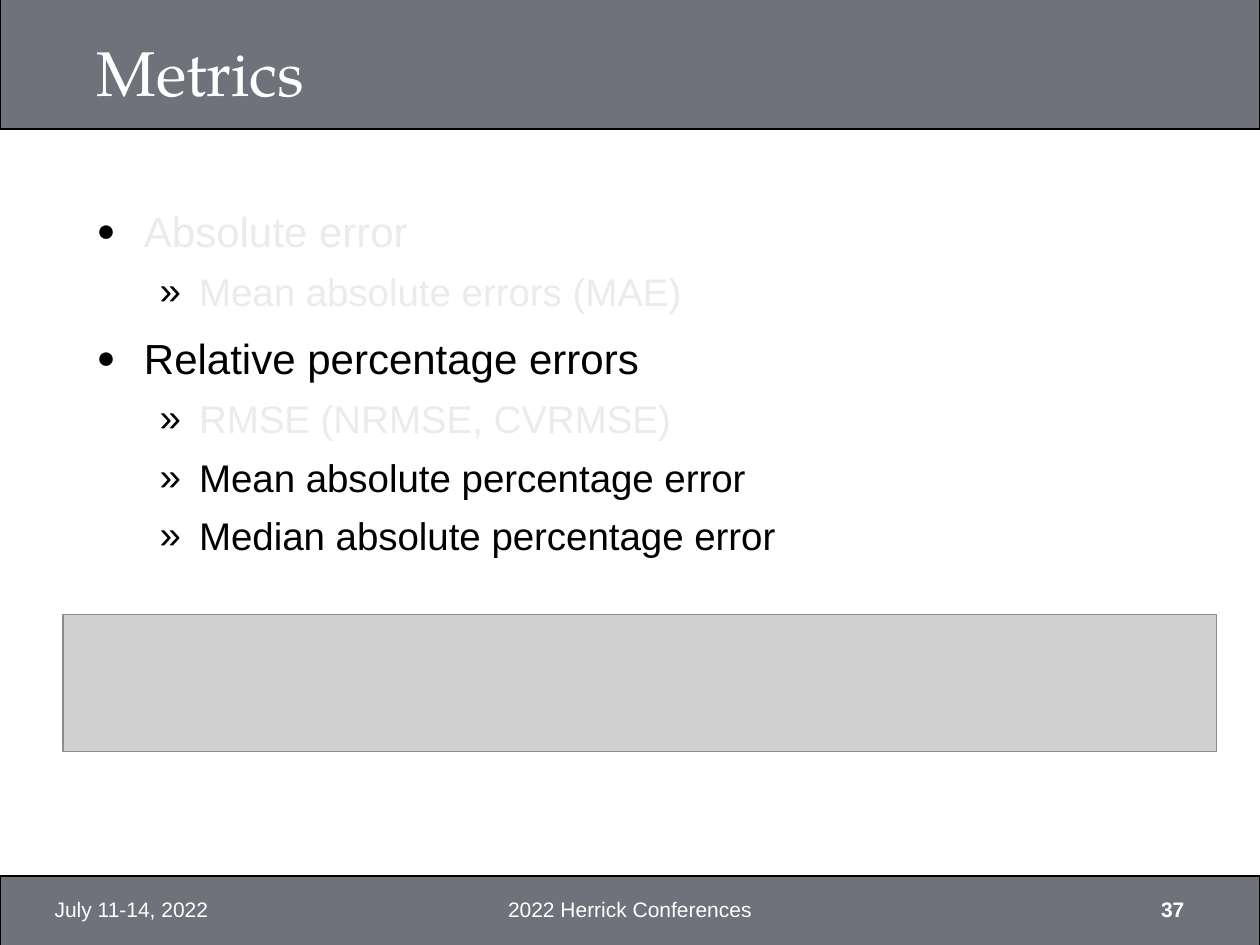
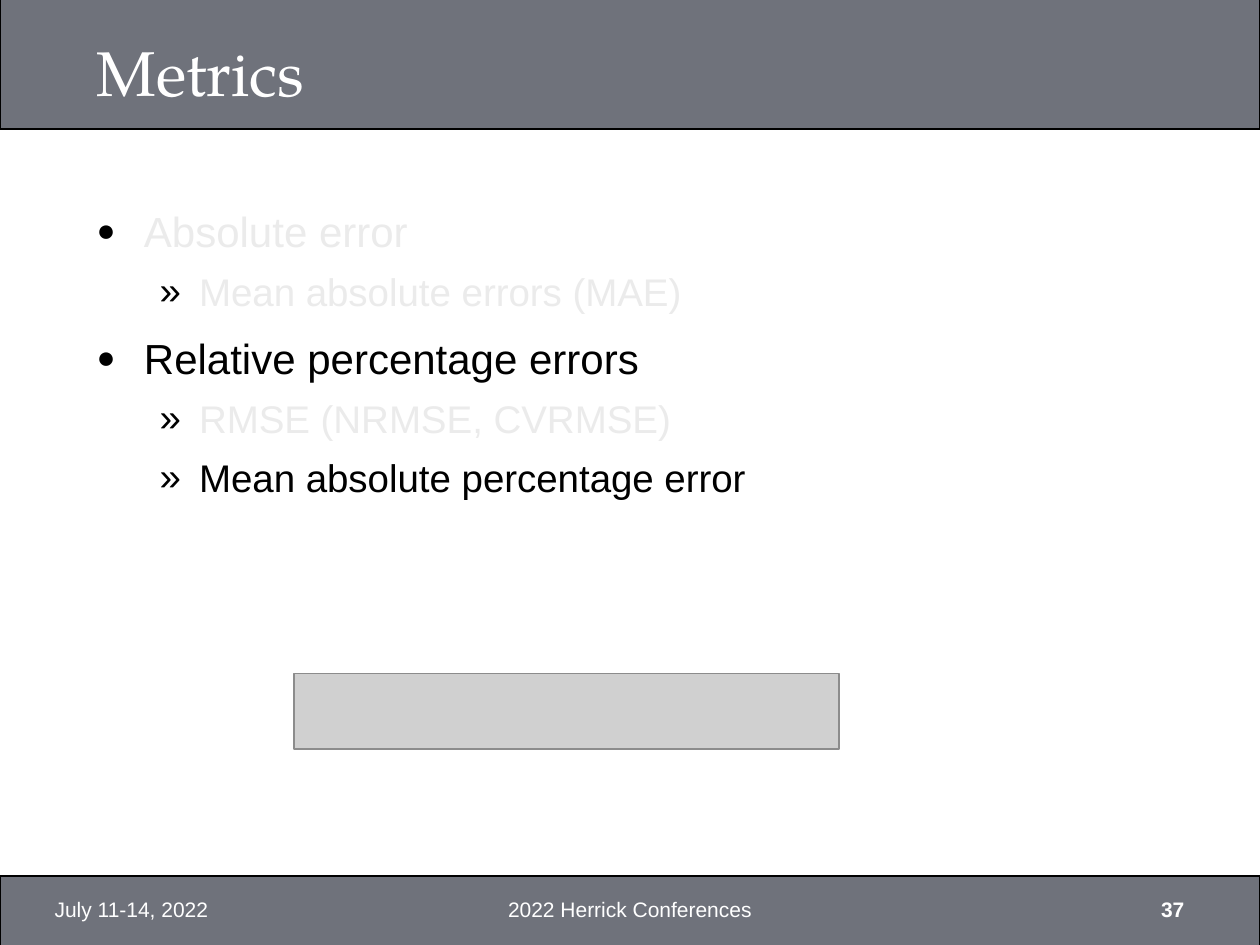
Before and after one commit to xixihaha1995/Hybrid_RC_GGMR, a slide deck: slide 37 of Final/TODO_Recordings.pptx. Drawn at 1260x945 pixels with LibreOffice and Linux fonts; fonts in the diff are those of the drawing; grey boxes stand for pictures; background and template pictures are left out. Boxes give left, top, right and bottom in pixels: in the first picture for what was removed or moved away, otherwise in the second. Text is boxed around its words. In the diff, an @@ line names an element or a change of style, - is before the commit and + after.

```diff
--- a/Final/TODO_Recordings.pptx
+++ b/Final/TODO_Recordings.pptx
@@ text at [199, 522, 775, 558]: paragraph removed @@
-  » Median absolute percentage error
@@ picture removed at [63, 615, 1216, 751] @@
@@ picture added at [294, 673, 839, 748] @@
```
Also in this commit, not shown: 2 other slides changed, 1 slide removed, 18 other files.
